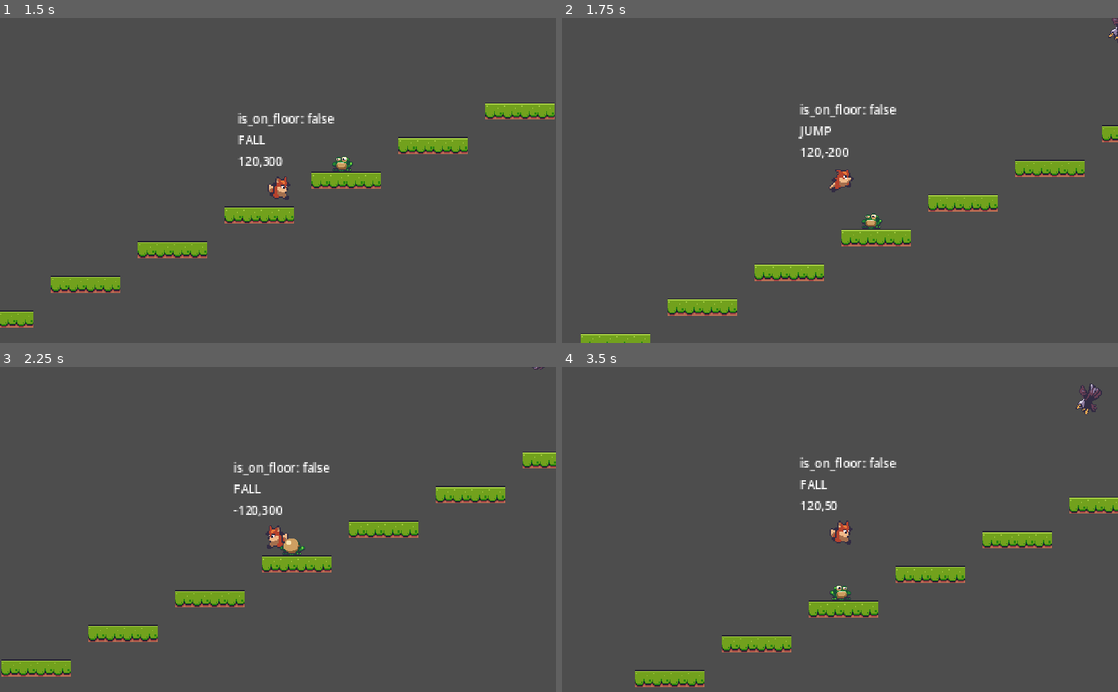
Above: before the commit, frames 1-4 (two rows, left to right).
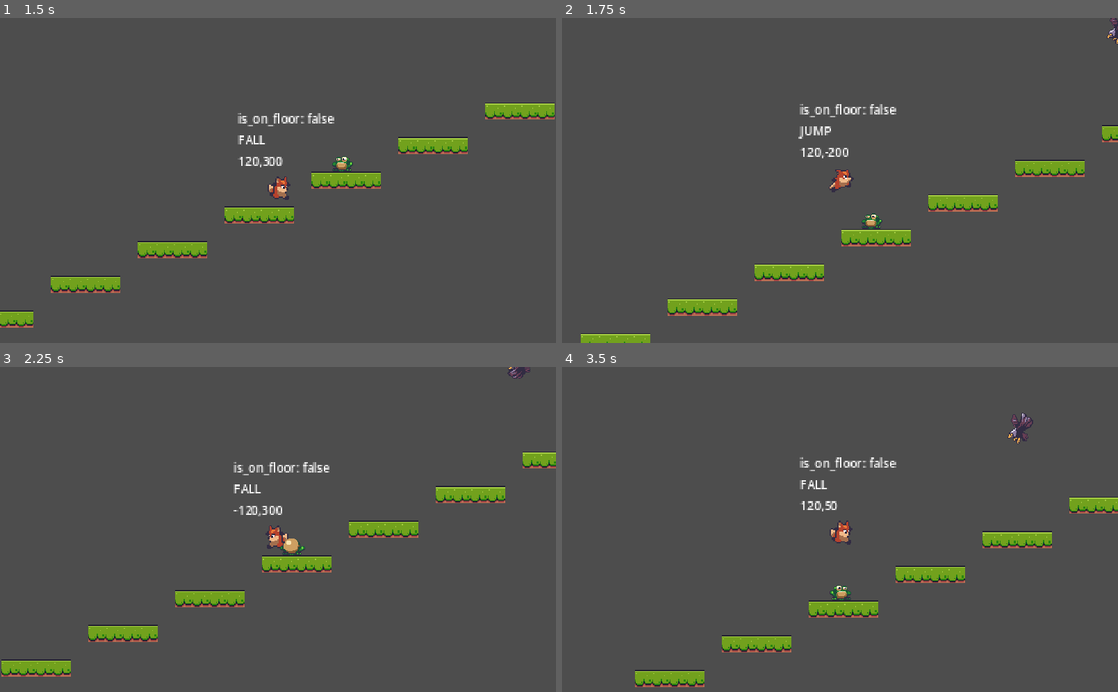
Above: after the commit, the same moments.

Repository: leobewater/godot-foxy-antics
Game: Godot game, scene res://level_base/level_base.tscn
Same seed, same stepped clock (60 frames per second), same inputs: the game is played once before the commit and once after it. The project has no main scene, so this scene is started directly.
Inputs:
- Up to frame 1 (1.5 s): hold Right (right) from 0.53 s (still down); tap Space (jump) at 0.77 s
- Up to frame 2 (1.75 s): keep holding Right (right); tap Space (jump) at 1.52 s
- Up to frame 3 (2.25 s): release Right (right) at 2.03 s; hold Left (left) from 2.03 s (still down)
- Up to frame 4 (3.5 s): release Left (left) at 2.78 s; hold Right (right) from 2.78 s (still down); tap Space (jump) at 3.02 s

Frame 1 is identical in both runs. In frame 2, less than 0.1% of the frame differs, in the area x 98-100%, y 0-9%; in frame 3, 0.1%; in frame 4, 0.5%, in the area x 80-98%, y 5-24%.

Commit message:
set eagle flying direction based on player's x position

Diff:
--- a/enemies/eagle/eagle.gd
+++ b/enemies/eagle/eagle.gd
@@ -4,10 +4,38 @@
 @onready var player_detector = $PlayerDetector
 @onready var direction_timer = $DirectionTimer
 
+const FLY_SPEED: Vector2 = Vector2(35, 15)
+
+var _fly_direction: Vector2 = Vector2.ZERO
+
 
 func _physics_process(delta):
 	super._physics_process(delta)
+	velocity = _fly_direction
+	move_and_slide()
 
 
+# set the flying direction based on player's x position
+func set_and_flip() -> void:
+	var x_dir = sign(_player_ref.global_position.x - global_position.x)
+	if x_dir > 0:
+		animated_sprite_2d.flip_h = true
+	else:
+		animated_sprite_2d.flip_h = false
+	_fly_direction = Vector2(x_dir, 1) * FLY_SPEED
+
+
+func fly_to_player() -> void:
+	set_and_flip()
+	direction_timer.start()
+
+
+# when eagle enters screen, play the fly animation
 func _on_visible_on_screen_notifier_2d_screen_entered():
 	animated_sprite_2d.play('fly')
+	fly_to_player()
+
+
+# fly for 3s then detect the player position and fly to that direction again
+func _on_direction_timer_timeout():
+	fly_to_player()
--- a/enemies/eagle/eagle.tscn
+++ b/enemies/eagle/eagle.tscn
@@ -61,3 +61,5 @@
 
 [node name="DirectionTimer" type="Timer" parent="." index="4"]
 wait_time = 3.0
+
+[connection signal="timeout" from="DirectionTimer" to="." method="_on_direction_timer_timeout"]
